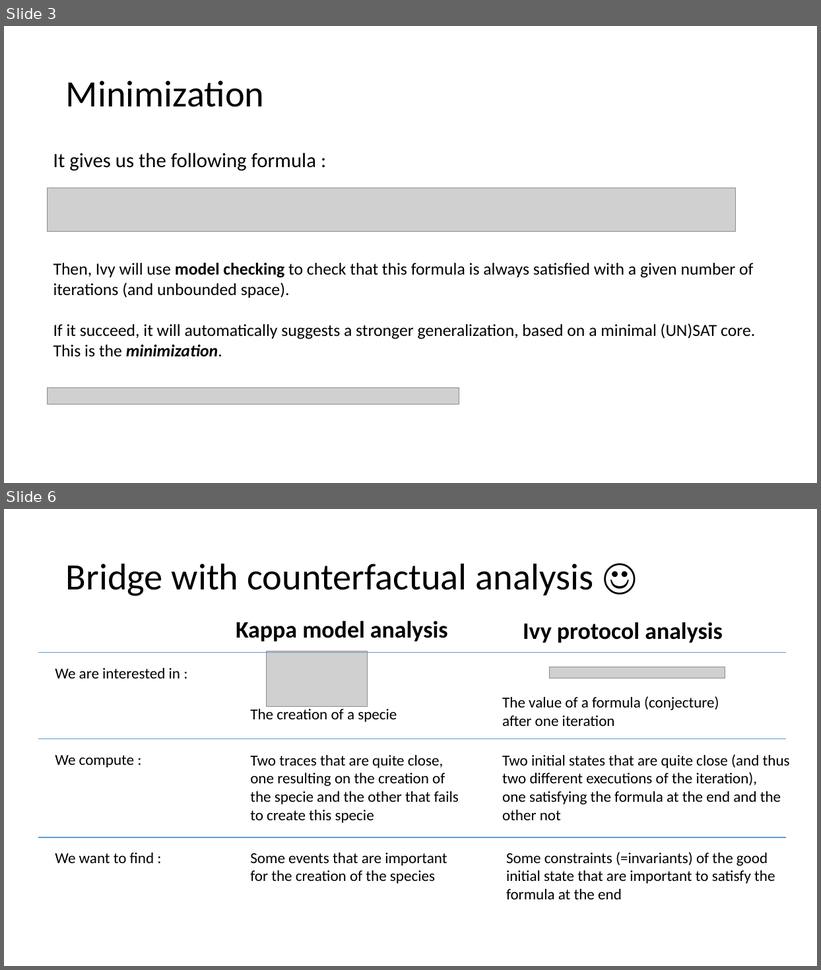
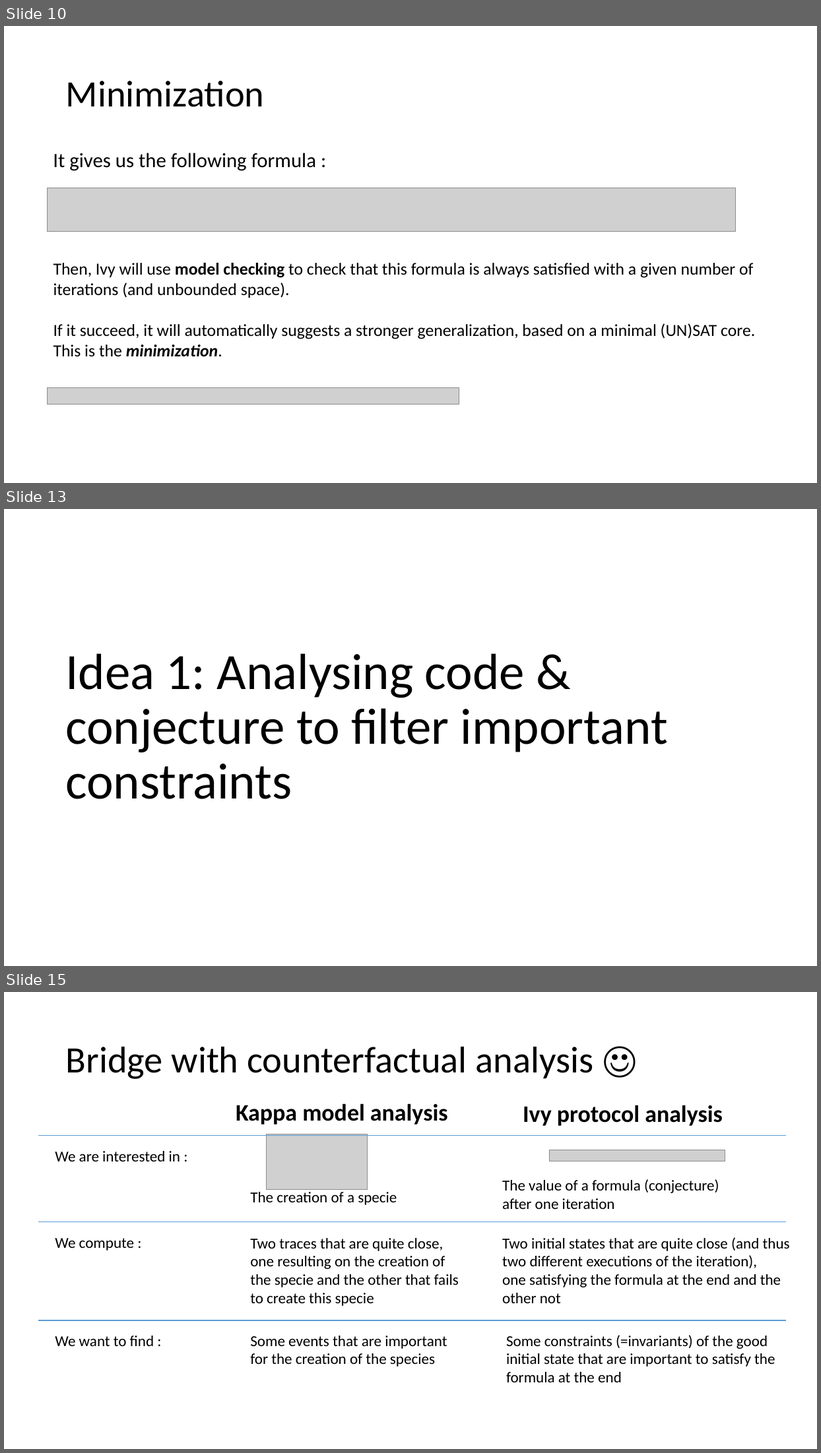
Before and after one commit to tjhance/ivy-research, a slide deck: interactive_proof/counterexample_generalization.pptx. Shown one above the other, each under a label of ours: slides 3 and 6 before the commit, slides 10, 13 and 15 after it; the slides between them are not shown. The pictures are 821x970 and 821x1453 pixels, drawn with LibreOffice and Linux fonts; fonts in the diff are those of the drawing; grey boxes stand for pictures. Boxes give left, top, right and bottom in pixels: in the first picture for what was removed or moved away, otherwise in the second. Text is boxed around its words. In the diff, an @@ line names an element or a change of style, - is before the commit and + after.

```diff
--- a/interactive_proof/counterexample_generalization.pptx
+++ b/interactive_proof/counterexample_generalization.pptx
@@ slide 13 added at [4,509,817,966], background #FFFFFF @@
@@ title added at [65,654,668,799], 60 pt, text #000000 @@
+Idea 1: Analysing code & conjecture to filter important constraints
@@ what was slide 3 is now slide 10 @@
@@ what was slide 6 is now slide 15 @@
```
Also in this commit, not shown: 3 slides changed, 8 other slides added.
